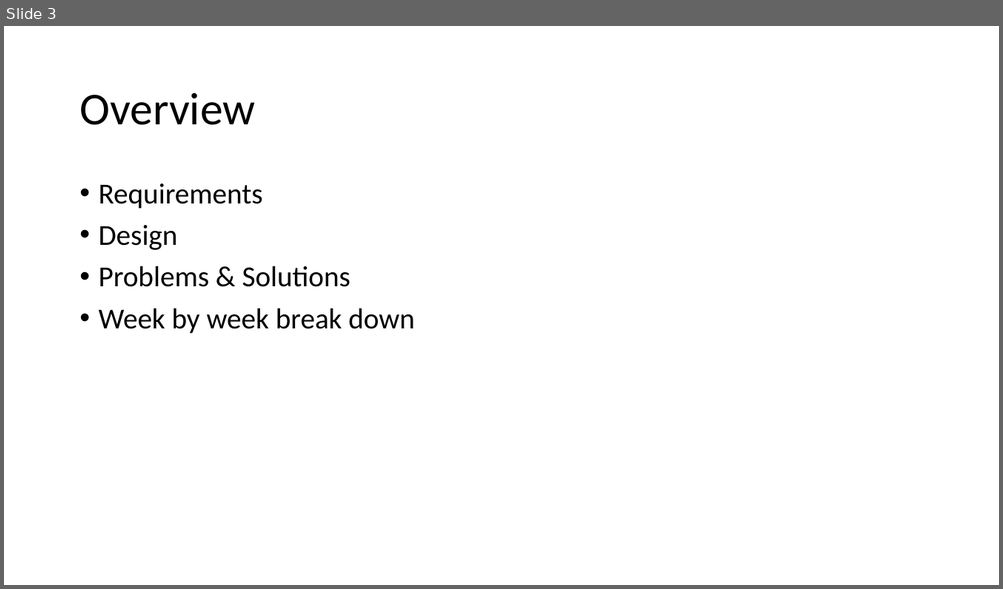
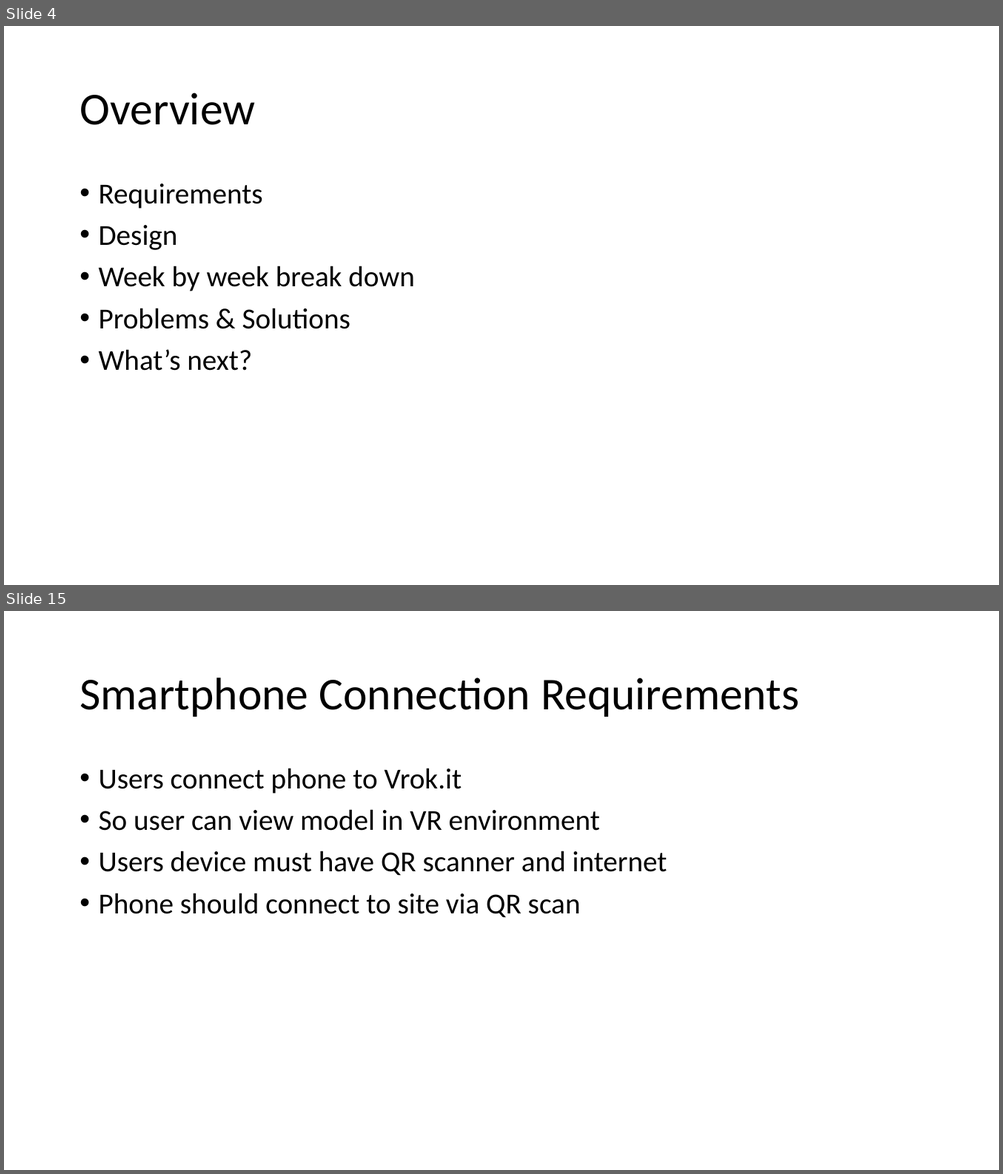
Before and after one commit to gonsalvg/Capstone-Forge-App, a slide deck: Progress Report/Progress report.pptx. Shown one above the other, each under a label of ours: slide 3 before the commit, slides 4 and 15 after it; the slides between them are not shown. The pictures are 1003x589 and 1003x1174 pixels, drawn with LibreOffice and Linux fonts; fonts in the diff are those of the drawing. Boxes give left, top, right and bottom in pixels: in the first picture for what was removed or moved away, otherwise in the second. Text is boxed around its words. In the diff, an @@ line names an element or a change of style, - is before the commit and + after.

```diff
--- a/Progress Report/Progress report.pptx
+++ b/Progress Report/Progress report.pptx
@@ slide 15 added at (4, 611, 999, 1170), background #FFFFFF @@
@@ title added at (79, 678, 799, 717), 44 pt, text #000000 @@
+Smartphone Connection Requirements
@@ text added at (99, 768, 667, 918), 28 pt, text #000000 @@
+• Users connect phone to Vrok.it
+• So user can view model in VR environment
+• Users device must have QR scanner and internet
+• Phone should connect to site via QR scan
@@ what was slide 3 is now slide 4 @@
@@ slide 4 changed as well @@
@@ text at (99, 266, 415, 292): paragraph added @@
+• Week by week break down
@@ text at (99, 349, 252, 371): text changed @@
-• Week by week break down
+• What’s next?
```
Also in this commit, not shown: 31 other slides added.
